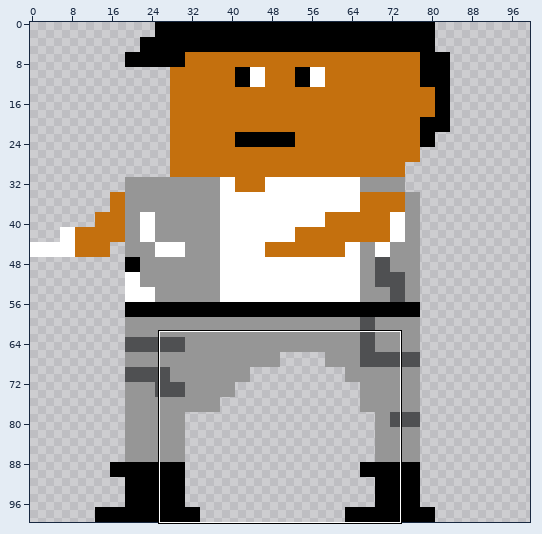
Edited in one commit: sprite sheet (Images/Player-L.png). Above: a wide view before the commit, with the close-up outlined.
Close-up. Earlier state:
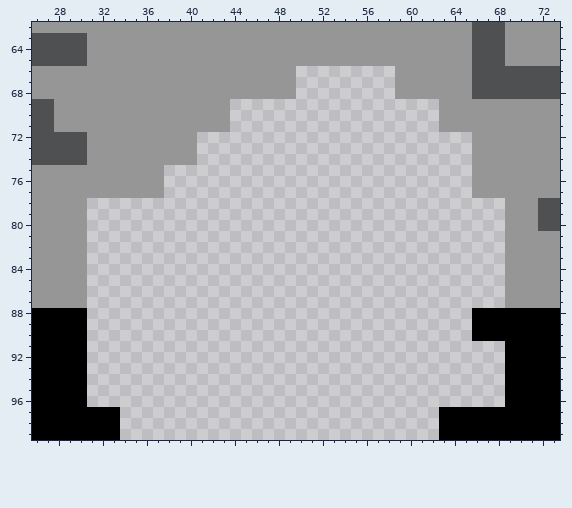
The file is 100x100 pixels. Shown: x 26..73, y 62..99. The commit also changed other parts of the picture, which this record leaves out.
And afterwards:
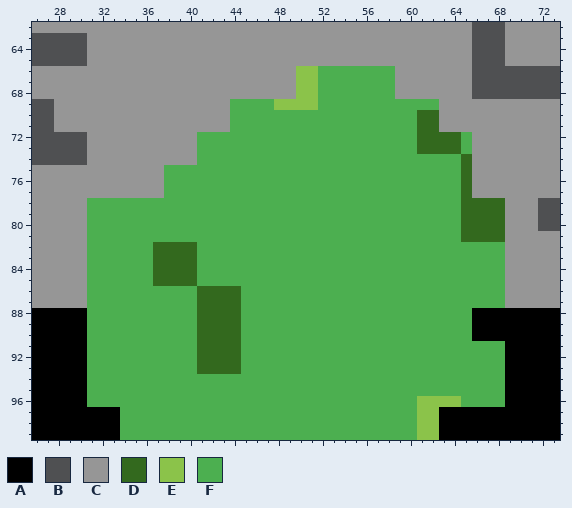
Palette (. is transparent): A #000000  B #4f5052  C #969696  D #33691e  E #8bc34a  F #4caf50
Diff:
@@ x 26..73 @@
  65 BBBBBCCCCCCCCCCCCCCCCCCCCCCCCCCCCCCCCCCCBBBCCCCC
- 66 CCCCCCCCCCCCCCCCCCCCCCCC.........CCCCCCCBBBBBBBB
- 67 CCCCCCCCCCCCCCCCCCCCCCCC.........CCCCCCCBBBBBBBB
- 68 CCCCCCCCCCCCCCCCCCCCCCCC.........CCCCCCCBBBBBBBB
- 69 BBCCCCCCCCCCCCCCCC...................CCCCCCCCCCC
- 70 BBCCCCCCCCCCCCCCCC...................CCCCCCCCCCC
- 71 BBCCCCCCCCCCCCCCCC...................CCCCCCCCCCC
- 72 BBBBBCCCCCCCCCC.........................CCCCCCCC
- 73 BBBBBCCCCCCCCCC.........................CCCCCCCC
- 74 BBBBBCCCCCCCCCC.........................CCCCCCCC
- 75 CCCCCCCCCCCC............................CCCCCCCC
- 76 CCCCCCCCCCCC............................CCCCCCCC
- 77 CCCCCCCCCCCC............................CCCCCCCC
- 78 CCCCC......................................CCCBB
- 79 CCCCC......................................CCCBB
- 80 CCCCC......................................CCCBB
- 81 CCCCC......................................CCCCC
- 82 CCCCC......................................CCCCC
- 83 CCCCC......................................CCCCC
- 84 CCCCC......................................CCCCC
- 85 CCCCC......................................CCCCC
- 86 CCCCC......................................CCCCC
- 87 CCCCC......................................CCCCC
- 88 AAAAA...................................AAAAAAAA
- 89 AAAAA...................................AAAAAAAA
- 90 AAAAA...................................AAAAAAAA
- 91 AAAAA......................................AAAAA
- 92 AAAAA......................................AAAAA
- 93 AAAAA......................................AAAAA
- 94 AAAAA......................................AAAAA
- 95 AAAAA......................................AAAAA
- 96 AAAAA......................................AAAAA
- 97 AAAAAAAA.............................AAAAAAAAAAA
- 98 AAAAAAAA.............................AAAAAAAAAAA
- 99 AAAAAAAA.............................AAAAAAAAAAA
+ 66 CCCCCCCCCCCCCCCCCCCCCCCCEEFFFFFFFCCCCCCCBBBBBBBB
+ 67 CCCCCCCCCCCCCCCCCCCCCCCCEEFFFFFFFCCCCCCCBBBBBBBB
+ 68 CCCCCCCCCCCCCCCCCCCCCCCCEEFFFFFFFCCCCCCCBBBBBBBB
+ 69 BBCCCCCCCCCCCCCCCCFFFFEEEEFFFFFFFFFFFCCCCCCCCCCC
+ 70 BBCCCCCCCCCCCCCCCCFFFFFFFFFFFFFFFFFDDCCCCCCCCCCC
+ 71 BBCCCCCCCCCCCCCCCCFFFFFFFFFFFFFFFFFDDCCCCCCCCCCC
+ 72 BBBBBCCCCCCCCCCFFFFFFFFFFFFFFFFFFFFDDDDFCCCCCCCC
+ 73 BBBBBCCCCCCCCCCFFFFFFFFFFFFFFFFFFFFDDDDFCCCCCCCC
+ 74 BBBBBCCCCCCCCCCFFFFFFFFFFFFFFFFFFFFFFFFDCCCCCCCC
+ 75 CCCCCCCCCCCCFFFFFFFFFFFFFFFFFFFFFFFFFFFDCCCCCCCC
+ 76 CCCCCCCCCCCCFFFFFFFFFFFFFFFFFFFFFFFFFFFDCCCCCCCC
+ 77 CCCCCCCCCCCCFFFFFFFFFFFFFFFFFFFFFFFFFFFDCCCCCCCC
+ 78 CCCCCFFFFFFFFFFFFFFFFFFFFFFFFFFFFFFFFFFDDDDCCCBB
+ 79 CCCCCFFFFFFFFFFFFFFFFFFFFFFFFFFFFFFFFFFDDDDCCCBB
+ 80 CCCCCFFFFFFFFFFFFFFFFFFFFFFFFFFFFFFFFFFDDDDCCCBB
+ 81 CCCCCFFFFFFFFFFFFFFFFFFFFFFFFFFFFFFFFFFDDDDCCCCC
+ 82 CCCCCFFFFFFDDDDFFFFFFFFFFFFFFFFFFFFFFFFFFFFCCCCC
+ 83 CCCCCFFFFFFDDDDFFFFFFFFFFFFFFFFFFFFFFFFFFFFCCCCC
+ 84 CCCCCFFFFFFDDDDFFFFFFFFFFFFFFFFFFFFFFFFFFFFCCCCC
+ 85 CCCCCFFFFFFDDDDFFFFFFFFFFFFFFFFFFFFFFFFFFFFCCCCC
+ 86 CCCCCFFFFFFFFFFDDDDFFFFFFFFFFFFFFFFFFFFFFFFCCCCC
+ 87 CCCCCFFFFFFFFFFDDDDFFFFFFFFFFFFFFFFFFFFFFFFCCCCC
+ 88 AAAAAFFFFFFFFFFDDDDFFFFFFFFFFFFFFFFFFFFFAAAAAAAA
+ 89 AAAAAFFFFFFFFFFDDDDFFFFFFFFFFFFFFFFFFFFFAAAAAAAA
+ 90 AAAAAFFFFFFFFFFDDDDFFFFFFFFFFFFFFFFFFFFFAAAAAAAA
+ 91 AAAAAFFFFFFFFFFDDDDFFFFFFFFFFFFFFFFFFFFFFFFAAAAA
+ 92 AAAAAFFFFFFFFFFDDDDFFFFFFFFFFFFFFFFFFFFFFFFAAAAA
+ 93 AAAAAFFFFFFFFFFDDDDFFFFFFFFFFFFFFFFFFFFFFFFAAAAA
+ 94 AAAAAFFFFFFFFFFFFFFFFFFFFFFFFFFFFFFFFFFFFFFAAAAA
+ 95 AAAAAFFFFFFFFFFFFFFFFFFFFFFFFFFFFFFFFFFFFFFAAAAA
+ 96 AAAAAFFFFFFFFFFFFFFFFFFFFFFFFFFFFFFEEEEFFFFAAAAA
+ 97 AAAAAAAAFFFFFFFFFFFFFFFFFFFFFFFFFFFEEAAAAAAAAAAA
+ 98 AAAAAAAAFFFFFFFFFFFFFFFFFFFFFFFFFFFEEAAAAAAAAAAA
+ 99 AAAAAAAAFFFFFFFFFFFFFFFFFFFFFFFFFFFEEAAAAAAAAAAA
Boxes around the changes in both close-ups, in picture pixels (x1, y1, x2, y2):
added: (87, 66, 505, 440)
